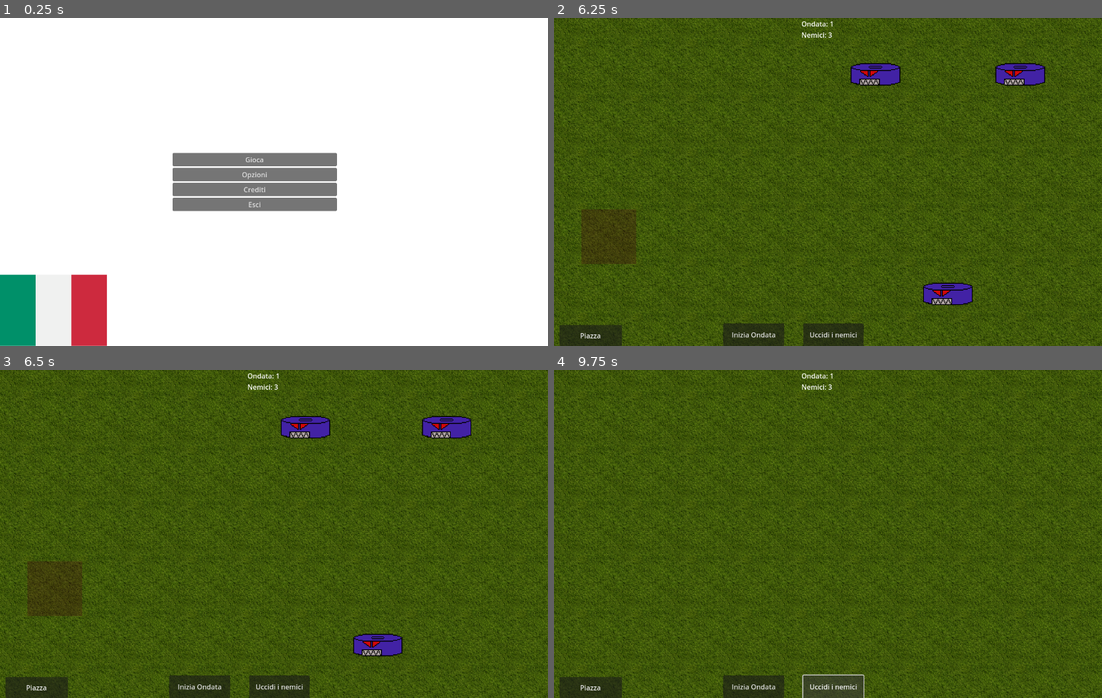
Above: before the commit, frames 1-4 (two rows, left to right).
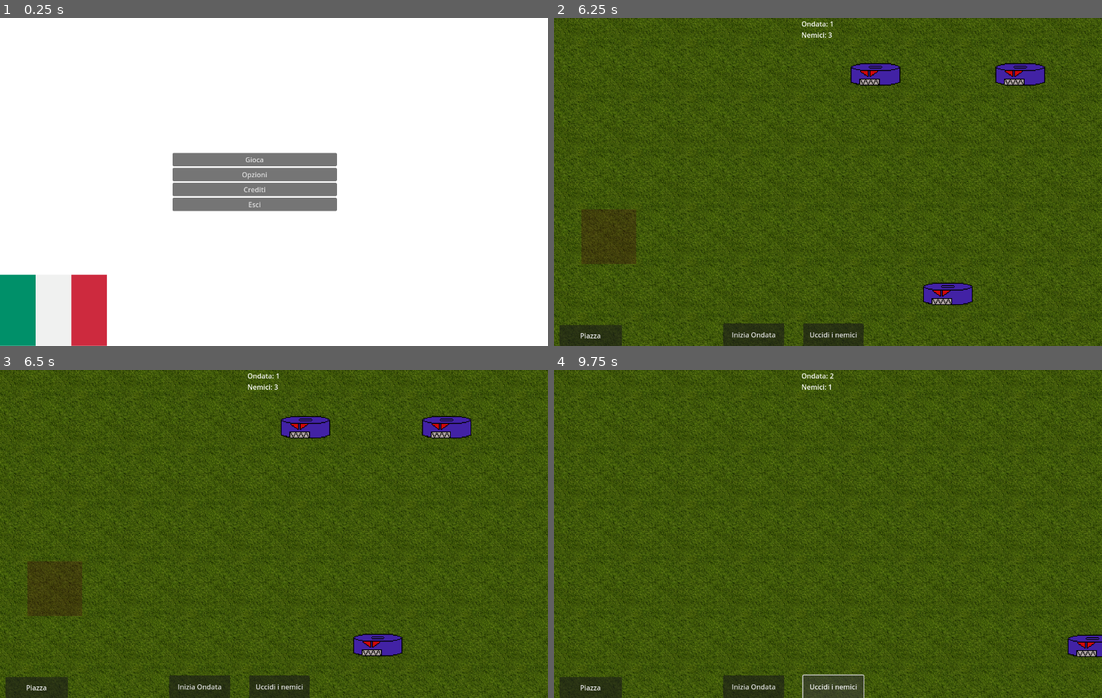
Above: after the commit, the same moments.

Repository: Gabbosenpai/Project-Hydra
Game: Godot game, scene res://Scenes/menu.tscn
Same seed, same stepped clock (60 frames per second), same inputs: the game is played once before the commit and once after it.
Inputs (mouse positions are in pixels of both pictures, inside the frame that each line leads up to):
- Up to frame 1 (0.25 s): no input
- Up to frame 2 (6.25 s): click "Gioca" at 0.5 s; click "Uccidi i nemici" at 1.25 s; click "Inizia Ondata" at 2 s; click "Inizia Ondata" at 2.75 s; click "Piazza" at 3.5 s; click (603, 221) at 4.25 s; click "Piazza" at 5 s; click (603, 231) at 5.75 s
- Up to frame 3 (6.5 s): no input
- Up to frame 4 (9.75 s): click "Uccidi i nemici" at 6.5 s; click "Piazza" at 7.25 s; click (603, 599) at 8 s; click "Inizia Ondata" at 8.75 s; click "Uccidi i nemici" at 9.5 s

Frames 1-3 are identical in both runs. In frame 4, 0.4% of the frame differs, in the area x 50-100%, y 1-88%.

Commit message:
Fatto funzionare di nuovi il pulsante Uccidi Nemici di Debug

Diff:
--- a/Scripts/Robots/romba.gd
+++ b/Scripts/Robots/romba.gd
@@ -10,6 +10,7 @@
 
 var riga : int
 var target = null # Bersaglio dell'attacco, vienne aggiornata dai signal
+signal enemy_defeated  # Segnale personalizzato che viene emesso quando il nemico muore
 
 func _process(delta: float):
 	# Finchè il robot non attacca, continua a muoversi
@@ -29,6 +30,7 @@
 	robotSprite.play("move")
 
 func die():
+	emit_signal("enemy_defeated")  # Emette il segnale che avvisa che il nemico è stato sconfitto
 	queue_free()
 
 # Se il Robot ha una torretta davanti, inizia ad attaccare
--- a/Scripts/main.gd
+++ b/Scripts/main.gd
@@ -257,6 +257,8 @@
 	# Imposta la riga e aggiunge al gruppo "Robot"
 	enemy.riga = row
 
+	enemy.connect("enemy_defeated", Callable(self, "_on_enemy_defeated"))
+
 	add_child(enemy)
 
 	enemies_alive += 1
